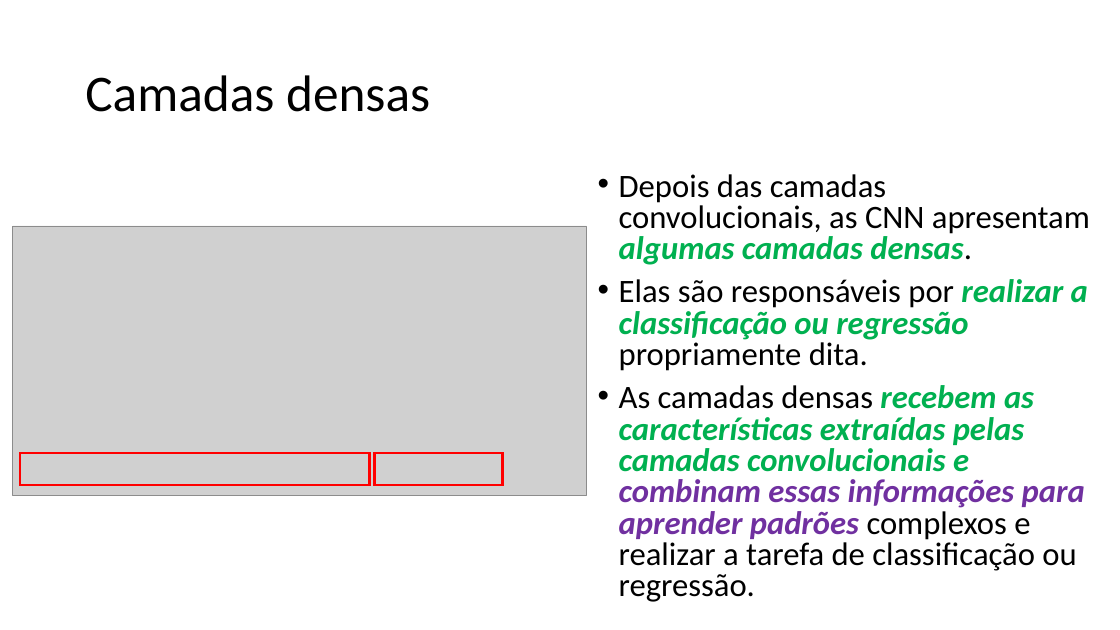
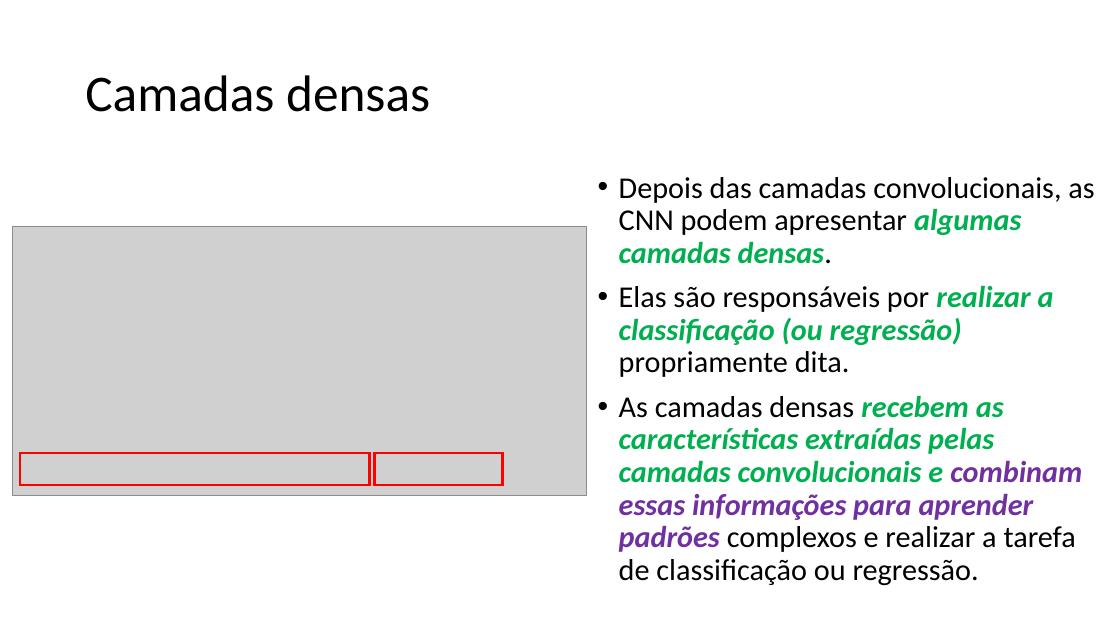
Before and after one commit to zz4fap/tp557-iot-ml, a slide deck: slide 42 of slides/TP557_12_Introduzindo_convoluções.pptx (slide 41 before the commit). Drawn at 1120x630 pixels with LibreOffice and Linux fonts; fonts in the diff are those of the drawing; grey boxes stand for pictures. Boxes give left, top, right and bottom in pixels: in the first picture for what was removed or moved away, otherwise in the second. Text is boxed around its words. In the diff, an @@ line names an element or a change of style, - is before the commit and + after.

```diff
--- a/slides/TP557_12_Introduzindo_convoluções.pptx
+++ b/slides/TP557_12_Introduzindo_convoluções.pptx
@@ text at (x1=619, y1=177, x2=1094, y2=377): text changed; size 28 to 25.9 pt @@
-• Depois das camadas convolucionais, as CNN apresentam algumas camadas densas.
-• Elas são responsáveis por realizar a classificação ou regressão propriamente dita.
+• Depois das camadas convolucionais, as CNN podem apresentar algumas camadas densas.
+• Elas são responsáveis por realizar a classificação (ou regressão) propriamente dita.
@@ text at (x1=619, y1=395, x2=1082, y2=586): size 28 to 25.9 pt in "As camadas densas recebem as características extraídas ..."; line spacing 0.8 to 0.9 @@
```
Also in this commit, not shown: 7 other slides changed, 1 slide added, 1 other file.
